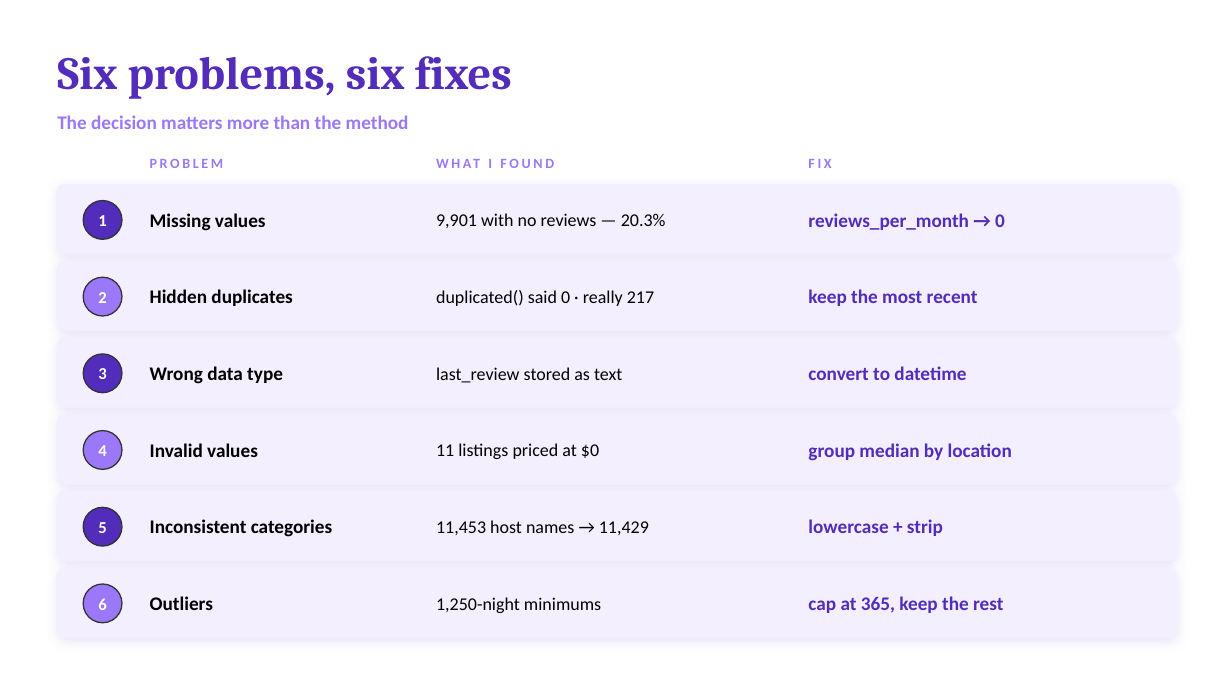
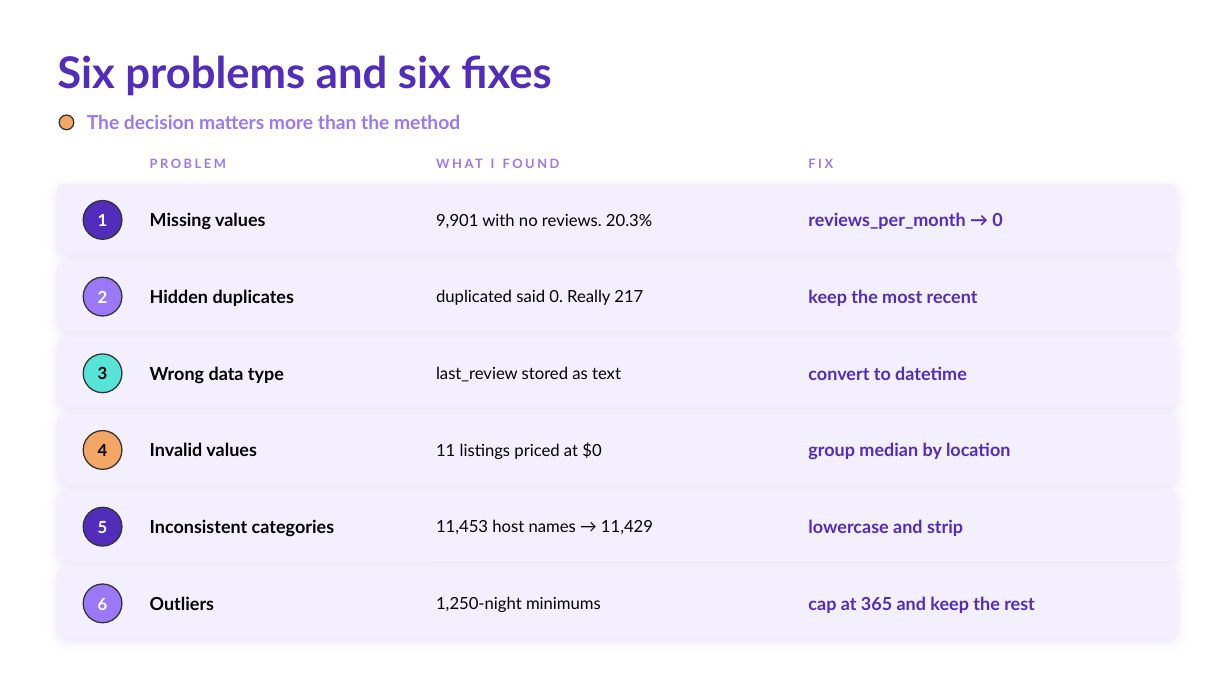
Before and after one commit to khaliddosari/Tuwaiq-Bootcamp, a slide deck: slide 3 of eda week 3/Khalid Al Dosari - EDA Project Presentation.pptx. Drawn at 1232x693 pixels with LibreOffice and Linux fonts; fonts in the diff are those of the drawing. Boxes give left, top, right and bottom in pixels: in the first picture for what was removed or moved away, otherwise in the second. Text is boxed around its words. In the diff, an @@ line names an element or a change of style, - is before the commit and + after.

```diff
--- a/eda week 3/Khalid Al Dosari - EDA Project Presentation.pptx
+++ b/eda week 3/Khalid Al Dosari - EDA Project Presentation.pptx
@@ text at [57,55,551,96]: text changed; size 36 to 34 pt; font Cambria to Lato @@
-Six problems, six fixes
+Six problems and six fixes
@@ ellipse added at [59,116,74,130], fill #F4A664, outline #333333 1 pt @@
@@ text "The decision matters more than ..." at [87,114,460,129]: font Calibri to Lato @@
@@ text "The decision matters more than ...": place and size @@
-text "The decision matters more than ..." at [57,115,409,129]
+text "The decision matters more than ..." at [87,114,460,129]
@@ size 11 to 10 pt, font Calibri to Lato in 3 elements at [491,159,495,168], [808,158,833,168], [150,158,226,168] @@
@@ text at [436,213,652,228]: text changed; size 14 to 13 pt; font Calibri to Lato @@
-9,901 with no reviews — 20.3%
+9,901 with no reviews. 20.3%
@@ text at [436,289,643,305]: text changed; size 14 to 13 pt; font Calibri to Lato @@
-duplicated() said 0 · really 217
+duplicated said 0. Really 217
@@ text "3" at [98,367,108,379]: font Calibri to Lato, text colour #FFFFFF to #000000 @@
@@ ellipse at [83,354,122,393]: fill #522CBA to #57E3D8 @@
@@ text "4" at [98,444,108,456]: font Calibri to Lato, text colour #FFFFFF to #000000 @@
@@ ellipse at [83,431,122,470]: fill #9B78F7 to #F4A664 @@
@@ text "5" at [98,521,108,533]: font Calibri to Lato @@
@@ text at [808,519,963,536]: text changed; size 15 to 14 pt; font Calibri to Lato @@
-lowercase + strip
+lowercase and strip
@@ size 15 to 14 pt, font Calibri to Lato in 10 elements at [150,212,266,230], [808,212,1002,229], [150,289,294,306], [808,289,978,306], [150,366,284,384], [808,366,967,380], [150,442,257,456], [808,442,1011,460], [150,519,334,537], [150,596,214,610] @@
@@ size 14 to 13 pt, font Calibri to Lato in 4 elements at [436,366,621,382], [436,442,601,459], [436,519,653,534], [436,596,601,612] @@
@@ text at [808,596,1035,613]: text changed; size 15 to 14 pt; font Calibri to Lato @@
-cap at 365, keep the rest
+cap at 365 and keep the rest
```
Also in this commit, not shown: 12 other slides changed.
